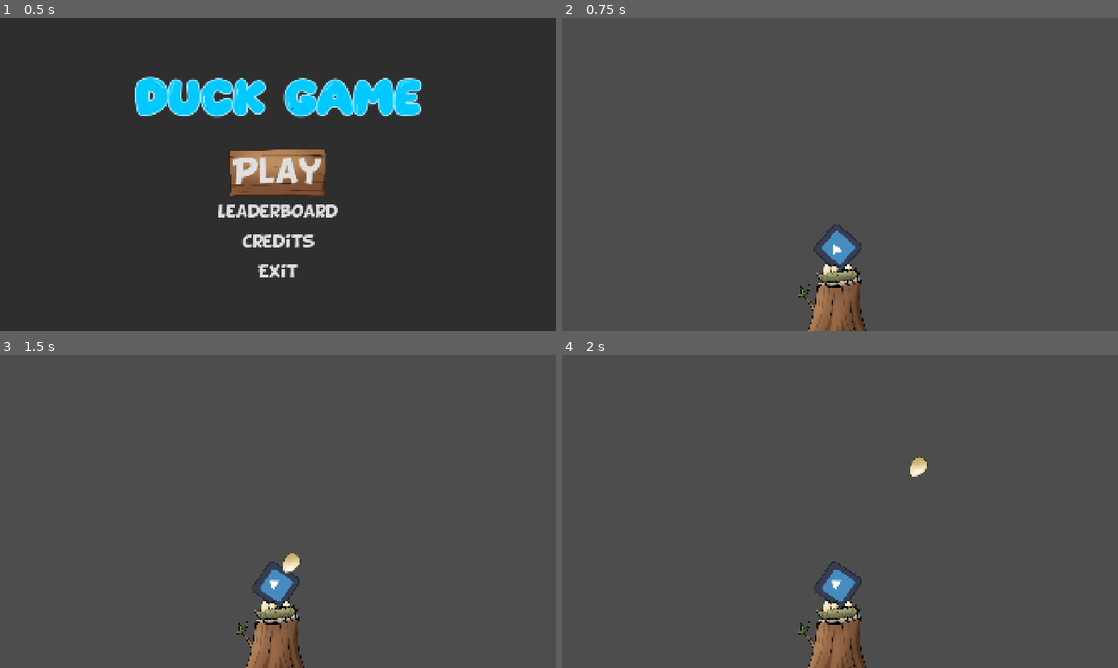
Above: before the commit, frames 1-4 (two rows, left to right).
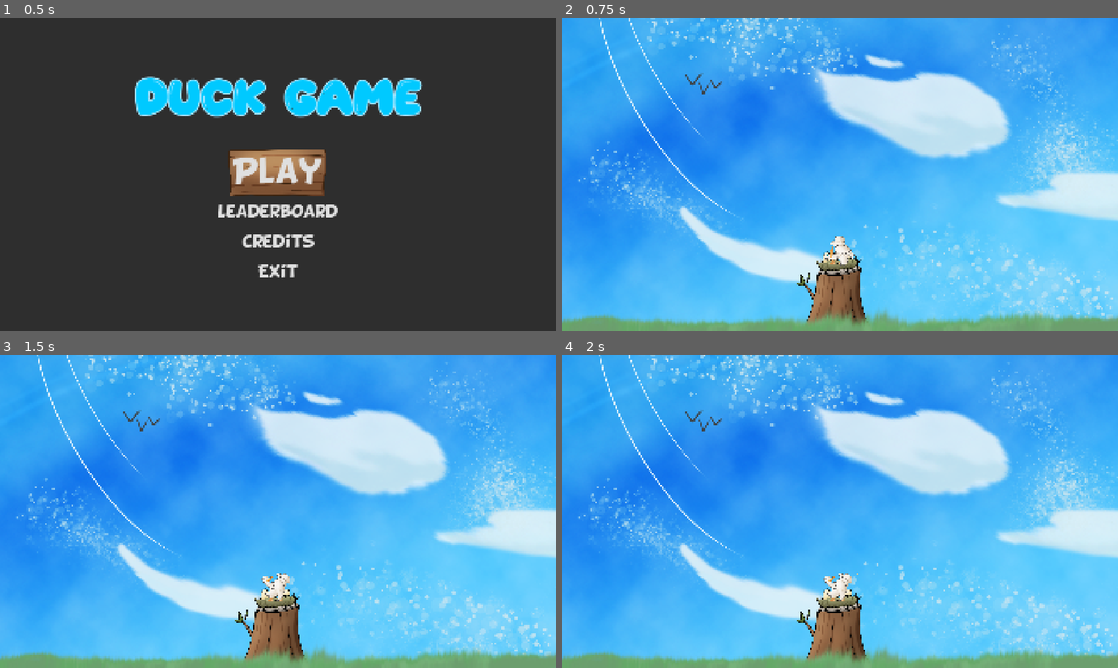
Above: after the commit, the same moments.

Repository: ms5051-hash/HacksComs26
Game: Godot game, scene res://Scenes/mainScene.tscn
Two runs of this game, one before a commit and one after it. Both use one fixed random seed, a clock stepped at 60 frames per second and the inputs below. The engine's default icon, where the game draws it, is replaced by a stand-in: a white triangle on a blue panel in a dark square.
Inputs (mouse positions are in pixels of both pictures, inside the frame that each line leads up to):
- Up to frame 1 (0.5 s): no input
- Up to frame 2 (0.75 s): click "Play" at 0.5 s
- Up to frame 3 (1.5 s): tap Enter at 1.25 s; move the mouse to (400, 495) at 1.27 s; click (400, 495) at 1.35 s
- Up to frame 4 (2 s): no input

Frame 1 is identical in both runs. In frame 2, 99% of the frame differs, in the area x 0-100%, y 0-100%; in frame 3, 99%; in frame 4, 99%.

Commit message:
Added duck

Diff:
--- a/duck-game-2026/Scenes/area_2d.tscn
+++ b/duck-game-2026/Scenes/area_2d.tscn
@@ -4,6 +4,7 @@
 [ext_resource type="Script" uid="uid://cqou4tbf2admc" path="res://Scripts/Enemy.gd" id="1_jb3vm"]
 
 [sub_resource type="RectangleShape2D" id="RectangleShape2D_7si6p"]
+size = Vector2(144, 136)
 
 [node name="Area2D" type="Area2D" unique_id=638344407]
 script = ExtResource("1_jb3vm")
@@ -12,4 +13,5 @@
 texture = ExtResource("1_81842")
 
 [node name="CollisionShape2D" type="CollisionShape2D" parent="." unique_id=546232621]
+position = Vector2(-2, 0)
 shape = SubResource("RectangleShape2D_7si6p")
--- a/duck-game-2026/Scenes/bullet_area_2d.tscn
+++ b/duck-game-2026/Scenes/bullet_area_2d.tscn
@@ -4,6 +4,7 @@
 [ext_resource type="Texture2D" uid="uid://b8ix1fxjtgfrr" path="res://Assets/Egg.png" id="1_o8x0p"]
 
 [sub_resource type="CircleShape2D" id="CircleShape2D_3dryh"]
+radius = 40.311287
 
 [node name="BulletArea2D" type="Area2D" unique_id=1332803089]
 collision_layer = 2
--- a/duck-game-2026/Scenes/game.tscn
+++ b/duck-game-2026/Scenes/game.tscn
@@ -1,11 +1,14 @@
 [gd_scene format=3 uid="uid://cl1hoj4bjccms"]
 
 [ext_resource type="PackedScene" uid="uid://dulyfpm5eyt2c" path="res://Scenes/bullet_area_2d.tscn" id="1_wrm1d"]
-[ext_resource type="Texture2D" uid="uid://cmverp0qpdpg5" path="res://icon.svg" id="2_qxrlw"]
+[ext_resource type="Texture2D" uid="uid://4upkc5467x8y" path="res://Assets/Duck.png" id="2_h4fw4"]
 [ext_resource type="Script" uid="uid://bih4b7egfqkbu" path="res://Scripts/Player.gd" id="2_wrm1d"]
 [ext_resource type="Texture2D" uid="uid://5r56sm06r63p" path="res://Assets/Tower.png" id="4_3dryh"]
+[ext_resource type="Texture2D" uid="uid://tpeuj6jcbn06" path="res://Assets/DuckFeet.png" id="5_ldgsr"]
 [ext_resource type="Script" uid="uid://c6gps3v3gtknn" path="res://Scripts/enemy_spawner.gd" id="5_wowpa"]
 [ext_resource type="PackedScene" uid="uid://dj467x4eo72on" path="res://Scenes/area_2d.tscn" id="6_i6g32"]
+[ext_resource type="Texture2D" uid="uid://d1lt7s0rsxdj3" path="res://Assets/Grass.png" id="7_v158k"]
+[ext_resource type="Texture2D" uid="uid://xq0ia4bw4q7f" path="res://Assets/Sky.png" id="8_h4fw4"]
 
 [sub_resource type="RectangleShape2D" id="RectangleShape2D_wrm1d"]
 
@@ -14,14 +17,17 @@
 [node name="BulletArea2D" parent="." unique_id=1332803089 instance=ExtResource("1_wrm1d")]
 visible = false
 rotation = -4.710644
-collision_layer = 4
-collision_mask = 2
+collision_layer = 1
+collision_mask = 1
 
 [node name="PlayerArea2D" type="Area2D" parent="." unique_id=195692555]
-position = Vector2(953, 794)
+position = Vector2(953, 754)
 
 [node name="PlayerSprite2D" type="Sprite2D" parent="PlayerArea2D" unique_id=832187776]
-texture = ExtResource("2_qxrlw")
+z_index = 1
+position = Vector2(14, 41)
+scale = Vector2(0.13333334, 0.13611111)
+texture = ExtResource("2_h4fw4")
 script = ExtResource("2_wrm1d")
 Bullet = ExtResource("1_wrm1d")
 
@@ -33,6 +39,11 @@
 scale = Vector2(0.39999515, 0.39999878)
 texture = ExtResource("4_3dryh")
 
+[node name="Feet" type="Sprite2D" parent="PlayerArea2D" unique_id=871130237]
+position = Vector2(0, 27)
+scale = Vector2(0.16000122, 0.19999996)
+texture = ExtResource("5_ldgsr")
+
 [node name="EnemySpawner" type="Node2D" parent="." unique_id=1191588194 node_paths=PackedStringArray("spawnPoints", "player")]
 script = ExtResource("5_wowpa")
 enemy = ExtResource("6_i6g32")
@@ -40,14 +51,26 @@
 player = NodePath("../PlayerArea2D")
 
 [node name="SpawnPointLeft" type="Node2D" parent="EnemySpawner" unique_id=1896892598]
-position = Vector2(0, 786)
+position = Vector2(0, 891)
 
 [node name="SpawnPointRight" type="Node2D" parent="EnemySpawner" unique_id=708173840]
-position = Vector2(1919, 780)
+position = Vector2(1919, 919)
 
 [node name="Enemy" parent="." unique_id=638344407 node_paths=PackedStringArray("player") instance=ExtResource("6_i6g32")]
 visible = false
-collision_layer = 2
 player = NodePath("../PlayerArea2D")
 
+[node name="Grass" type="Node2D" parent="." unique_id=1617349816]
+position = Vector2(959, 540)
+
+[node name="Sprite2D" type="Sprite2D" parent="Grass" unique_id=1176823992]
+texture = ExtResource("7_v158k")
+
+[node name="Background" type="Node2D" parent="." unique_id=441702575]
+position = Vector2(959, 540)
+
+[node name="Sprite2D" type="Sprite2D" parent="Background" unique_id=36381252]
+z_index = -1
+texture = ExtResource("8_h4fw4")
+
 [connection signal="area_entered" from="Enemy" to="BulletArea2D" method="_on_enemy_area_entered"]
--- a/duck-game-2026/Scripts/Enemy.gd
+++ b/duck-game-2026/Scripts/Enemy.gd
@@ -10,4 +10,6 @@
 
 # Called every frame. 'delta' is the elapsed time since the previous frame.
 func _process(delta: float) -> void:
+	var y = position.y;
 	position+=(player.global_position-global_position).normalized()*speed*delta
+	position.y = y;
--- a/duck-game-2026/Scripts/Player.gd
+++ b/duck-game-2026/Scripts/Player.gd
@@ -24,4 +24,4 @@
 	#get the mouse position, subtract that from the objects position
 	#so we get a vector from the player to the mouse
 	#convert to an angle, and finally convert to radians
-	rotation = (get_global_mouse_position() - global_position).angle()*deg_to_rad(90)
+	rotation = (get_global_mouse_position() - global_position).angle()
--- a/duck-game-2026/Scripts/Shooting.gd
+++ b/duck-game-2026/Scripts/Shooting.gd
@@ -3,15 +3,19 @@
 
 var speed = 800
 
+func _ready() -> void:
+	area_entered.connect(_on_area_entered)
+
 func _physics_process(delta: float) -> void:
 	position+=transform.x*speed*delta
 
 
+func _on_enemy_area_entered(area: Area2D) -> void:
+	pass
 
 
-
-func _on_enemy_area_entered(area: Area2D) -> void:
+func _on_area_entered(area: Area2D) -> void:
 	print("Hi")
 	if(area.is_in_group("enemies")):
 		area.queue_free()
-	queue_free()
+		queue_free()
Binary file added: duck-game-2026/Assets/Duck.png
Not shown, added: duck-game-2026/Assets/Duck.png.import
Binary file added: duck-game-2026/Assets/DuckFeet.png
Not shown, added: duck-game-2026/Assets/DuckFeet.png.import
Binary file added: duck-game-2026/Assets/Grass.png
Not shown, added: duck-game-2026/Assets/Grass.png.import
Binary file added: duck-game-2026/Assets/Sky.png
Not shown, added: duck-game-2026/Assets/Sky.png.import
